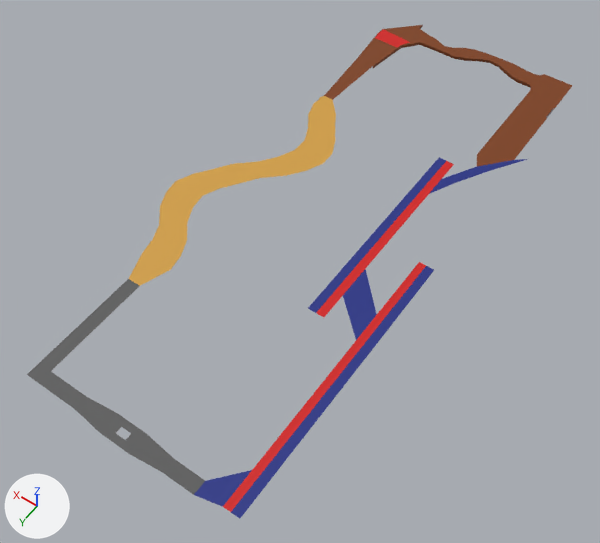
Two versions of the OBJ model MadMetal/Assets/Models/trackv2ground.obj, one commit apart.
Both versions are drawn from a camera (50 mm lens) standing at (-1114.0, 662.0, 1724.0) and looking at (-276.0, -511.0, -119.0). The axes (+X, +Y, +Z) are drawn at lower left. The lights are the same throughout. Where no turn or scale is listed for an object, it has been applied to the vertices. Vertices at the same position are counted once.
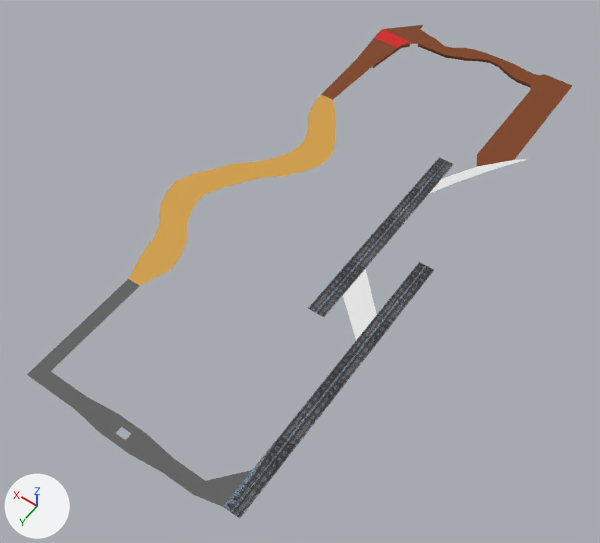
Boxes [x1, y1, x2, y2] around the edits, measured in the pictures (600 x 543 px; the box of a moved part takes in the faces that stretch with it):
'Grid.001', surface changed, recoloured, reshaped: [27, 25, 572, 519] in both
part 1 of me_grid_001, moved or reshaped: [312, 59, 360, 107] in both
part 2 of me_grid_001, cut back: [384, 27, 463, 59] in both
part 3 of me_grid_001, cut back: [316, 190, 428, 317] in both
part 4 of me_grid_001, recoloured (blue to grey): [231, 157, 446, 519] in both
part 5 of me_grid_001, recoloured (blue to white): [343, 159, 527, 340] in both
part 6 of me_grid_001, recoloured (red to grey): [223, 161, 454, 512] in both

Patch to the scene script:
```diff
--- a/MadMetal/Assets/Models/trackv2ground.obj.py
+++ b/MadMetal/Assets/Models/trackv2ground.obj.py
@@ mat_material_001 @@
 mat_material_001 = principled_material('Material.001')
-mat_material_001.base_color = (0.64, 0.343, 0.0537)  # orange #d19e42
-mat_material_001.roughness = 0.69
+mat_material_001.texture = img_rail_road_tracks_png
+mat_material_001.roughness = 0.693
@@ mat_material_003 @@
 mat_material_003 = principled_material('Material.003')
-mat_material_003.base_color = (0.013, 0.0262, 0.237)  # blue #1e2d86
+mat_material_003.base_color = (0.102, 0.102, 0.102)  # dark grey #5a5a5a
 mat_material_003.roughness = 0.69
@@ mat_null @@
+mat_null = principled_material('(null)')
+mat_null.base_color = (0.8, 0.8, 0.8)  # white #e7e7e7
+mat_null.roughness = 1.0
@@ mat_none @@
+mat_none = principled_material('None')
+mat_none.texture = img_rail_road_tracks_png
+mat_none.roughness = 1.0
@@ me_grid_001 @@
-me_grid_001.from_pydata(...)  # 5472 vertices, 4803 faces; spans x -634.0..152.0, y -1550.0..210.0, z -12.0..8.0
-me_grid_001.materials.append(mat_material)  # dark grey #5a5a5a
+me_grid_001.from_pydata(...)  # 5430 vertices, 4770 faces; spans x -634.0..152.0, y -1550.0..210.0, z -12.0..8.0
+# me_grid_001 part 1
+# 7 vertices are removed from x 17.0..29.0, y -1209.0..-1041.0, z 0.0
+# 4 faces are deleted
+# 4 vertices in x 20.0..22.0, y -1037.0..-1022.0, z 0.0 move by (6.0, 0.0, 0.0)
+# 3 vertices in x 20.0..21.0, y -1031.0..-1018.0, z 0.0 move by (5.0, 0.0, 0.0)
+# 6 vertices move from x 21.0..22.0, y -1015.0..-1000.0, z 0.0 to x 22.0..25.0, y -1015.0..-1000.0, z 0.0
+# 1 vertex is added at (27.0, -1050.0, 0.0)
+# 2 new faces join them, mat_material_001_none (orange #d19e42)
+# 2 new faces join them, mat_material_002 (brown #7d3e10)
+# me_grid_001 part 2
+# 12 vertices are removed from x -90.0..-69.0, y -1460.0..-1439.0, z -10.0..0.0
+# 17 faces are deleted
+# 4 vertices in x -197.0..-170.0, y -1462.0, z -10.0..0.0 move by (0.0, 11.0, 0.0)
+# 2 vertices move from x -116.0, y -1462.0, z -10.0..0.0 to x -116.0, y -1450.0, z -10.0..0.0
+# 2 vertices are added at (-90.0, -1450.0, 0.0), (-90.0, -1450.0, -10.0)
+# 5 new faces join them, mat_material_002 (brown #7d3e10)
+# me_grid_001 part 3
+# 33 vertices are removed from x -465.0..-440.0, y -829.0..-350.0, z 0.0
+# 35 faces are deleted
+# 2 vertices move from x -446.0..-415.0, y -558.0..-520.0, z 0.0 to x -465.0..-415.0, y -544.0..-513.0, z 0.0
+# 2 vertices are added at (-465.0, -647.0, 0.0), (-465.0, -544.0, 0.0)
+# 5 new vertices lie (-25.0, 0.0, 0.0) away from vertices in x -440.0..-415.0, y -603.0..-391.0, z 0.0
+# 7 new faces join them, mat_material_001 (picture img_rail_road_tracks_png)
+# 7 new faces join them, mat_none (picture img_rail_road_tracks_png)
+# me_grid_001 part 4: 34 faces spanning x -615.0..-415.0, y -1020.0..184.0, z 0.0 switch from mat_material_003 (blue #1e2d86) to mat_none (picture img_rail_road_tracks_png)
+# me_grid_001 part 5: 80 faces spanning x -634.0..-465.0, y -1167.0..-340.0, z 0.0 switch from mat_material_003 (blue #1e2d86) to mat_null (white #e7e7e7)
+# me_grid_001 part 6: 35 faces spanning x -590.0..-440.0, y -1020.0..184.0, z 0.0 switch from mat_material_006 (red #d11512) to mat_none (picture img_rail_road_tracks_png)
 me_grid_001.materials.append(mat_material_001)
@@ me_grid_001 @@
 me_grid_001.materials.append(mat_material_005)
+me_grid_001.materials.append(mat_material_001_none)  # orange #d19e42
```
